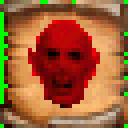
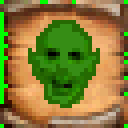
Before/after of a w=128, h=128 layered artwork. What changed in the layer stack:
renamed "ghoul call" to "wizard_ghoul_call_c.png", painted on it over [28, 20, 100, 108]
painted on "Spell-A BGND" over [4, 0, 128, 128]
hid "Spell-B BGND", painted on it over [4, 0, 128, 128]
hid "Spell-C BGND", painted on it over [4, 0, 128, 128]
